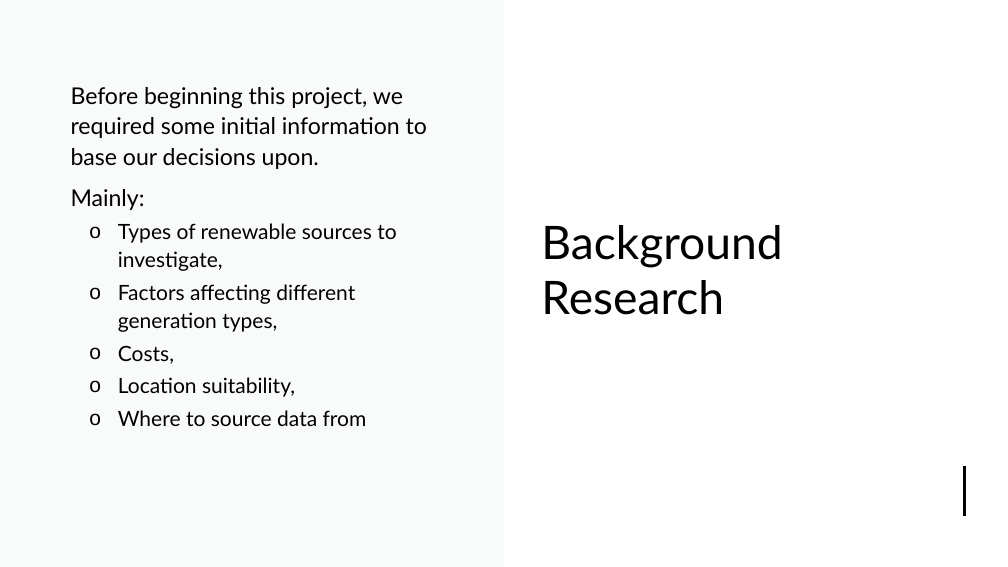
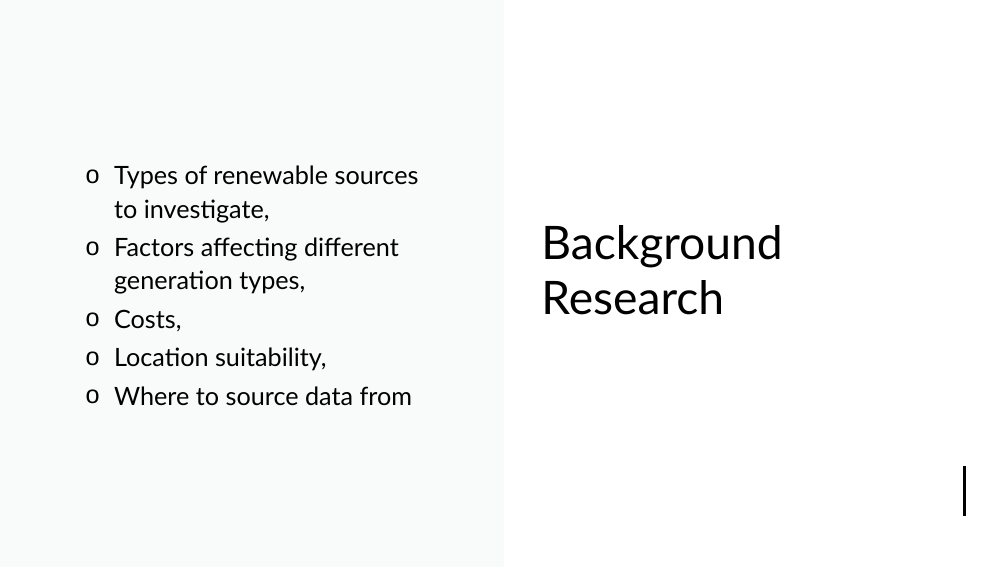
Before and after one commit to james-a-page/CS310Project, a slide deck: slide 4 of Documents/Presentation/ProjectPresentation-JamesPage.pptx. Drawn at 1008x567 pixels with LibreOffice and Linux fonts; fonts in the diff are those of the drawing. Boxes give left, top, right and bottom in pixels: in the first picture for what was removed or moved away, otherwise in the second. Text is boxed around its words. In the diff, an @@ line names an element or a change of style, - is before the commit and + after.

```diff
--- a/Documents/Presentation/ProjectPresentation-JamesPage.pptx
+++ b/Documents/Presentation/ProjectPresentation-JamesPage.pptx
@@ text at box(71, 87, 427, 210): paragraphs removed @@
-Before beginning this project, we required some initial information to base our decisions upon.
-Mainly:
@@ text "Types of renewable sources to ...": place and size @@
-text "Types of renewable sources to ..." at box(71, 87, 427, 426)
+text "Types of renewable sources to ..." at box(114, 165, 419, 406)
@@ text "Types of renewable sources to ..." at box(114, 165, 419, 406): size 20 to 24 pt @@
```
Also in this commit, not shown: 5 other slides changed, 1 slide added, 1 slide removed, 3 other files.
